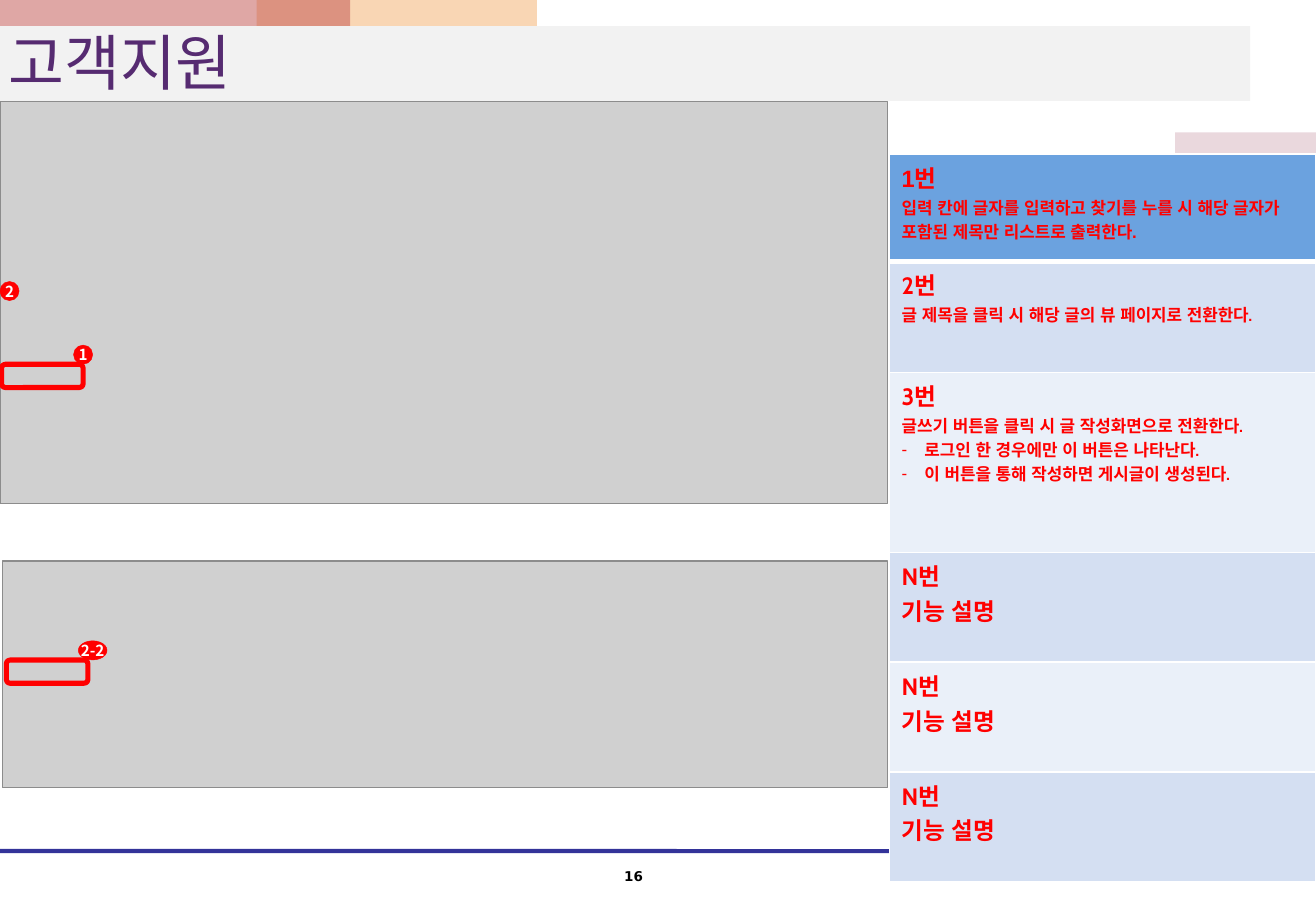
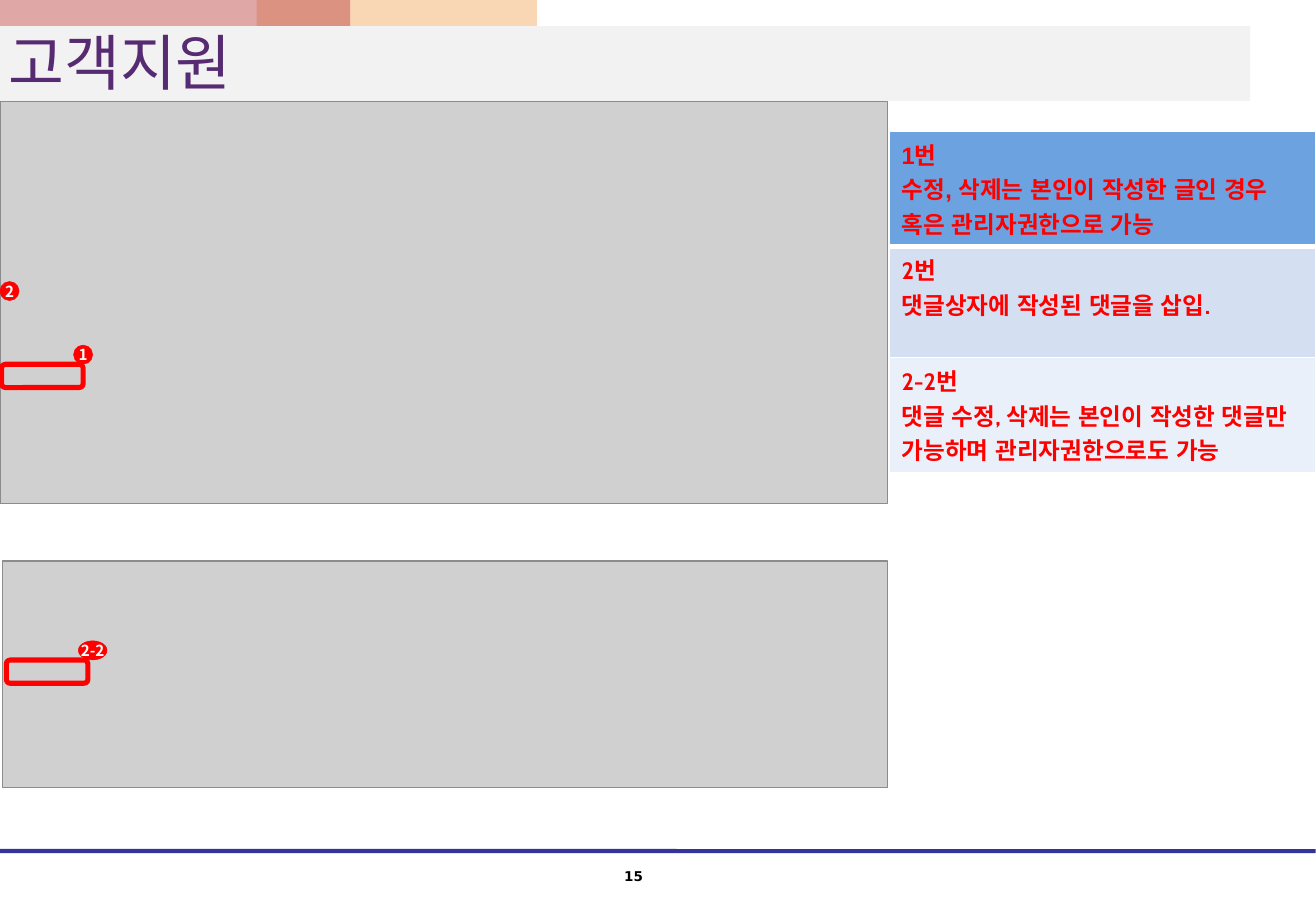
Before and after one commit to kshwang/javapj, a slide deck: slide 15 of 웹1팀_프로젝트_화면설계서.pptx (slide 16 before the commit). Drawn at 1316x911 pixels with LibreOffice and Linux fonts; fonts in the diff are those of the drawing; grey boxes stand for pictures. Boxes give left, top, right and bottom in pixels: in the first picture for what was removed or moved away, otherwise in the second. Text is boxed around its words. In the diff, an @@ line names an element or a change of style, - is before the commit and + after.

```diff
--- a/웹1팀_프로젝트_화면설계서.pptx
+++ b/웹1팀_프로젝트_화면설계서.pptx
@@ table at (889,131,1315,465) @@
-row 1: 1번 / 입력 칸에 글자를 입력하고 찾기를 누를 시 해당 글자가 포함된 제목만 리스트로 출력한다.
-row 2: 2번 / 글 제목을 클릭 시 해당 글의 뷰 페이지로 전환한다.
-row 3: 3번 / 글쓰기 버튼을 클릭 시 글 작성화면으로 전환한다. / 로그인 한 경우에만 이 버튼은 나타난다. / 이 버튼을 통해 작성하면 게시글이 생성된다.
-row 4: N번 / 기능 설명
-row 5: N번 / 기능 설명
-row 6: N번 / 기능 설명
+row 1: 1번 / 수정, 삭제는 본인이 작성한 글인 경우 혹은 관리자권한으로 가능
+row 2: 2번 / 댓글상자에 작성된 댓글을 삽입.
+row 3: 2-2번 / 댓글 수정, 삭제는 본인이 작성한 댓글만 가능하며 관리자권한으로도 가능
@@ table: place and size @@
-table at (889,154,1315,847)
+table at (889,131,1315,465)
```
Also in this commit, not shown: 10 other slides changed, 1 slide removed.
